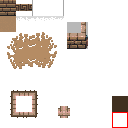
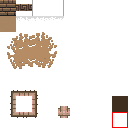
Two versions of the same layered image (128x128). Layer-by-layer changes:
painted on "Pasted Layer" over [67,22,88,49]
